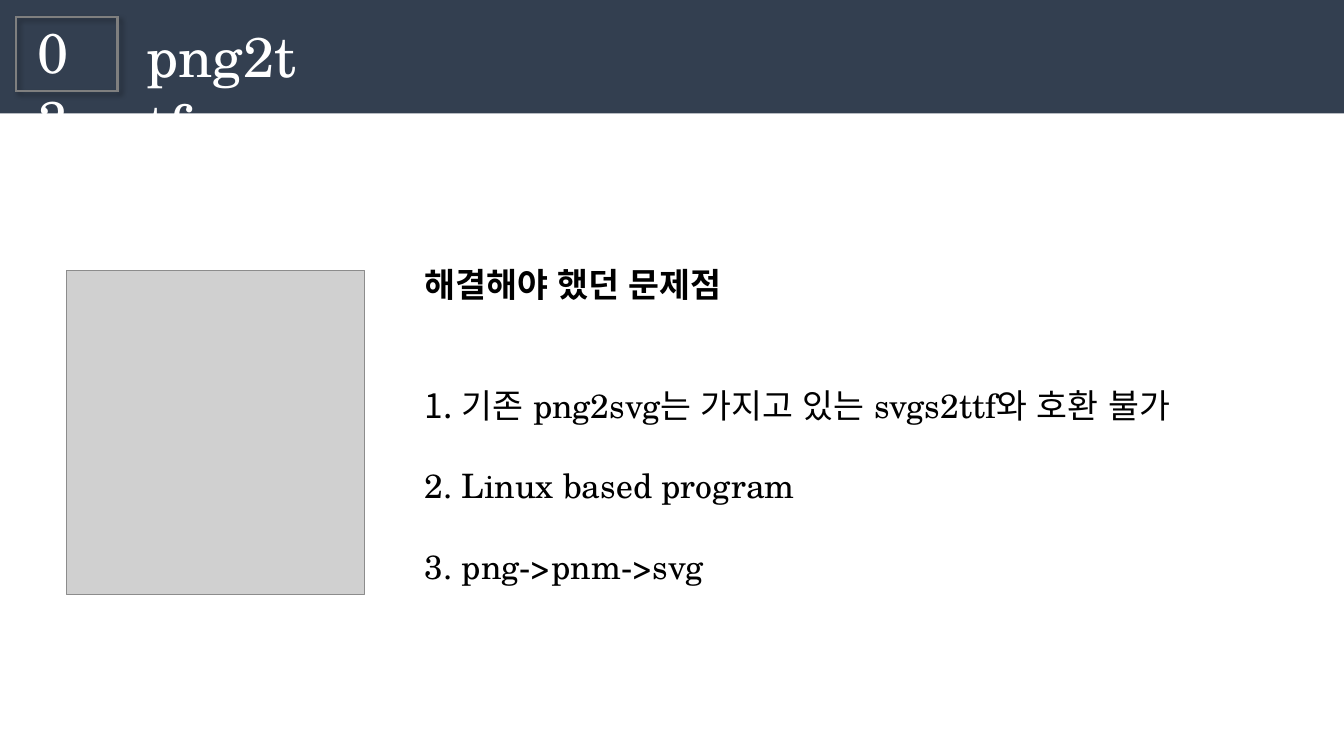
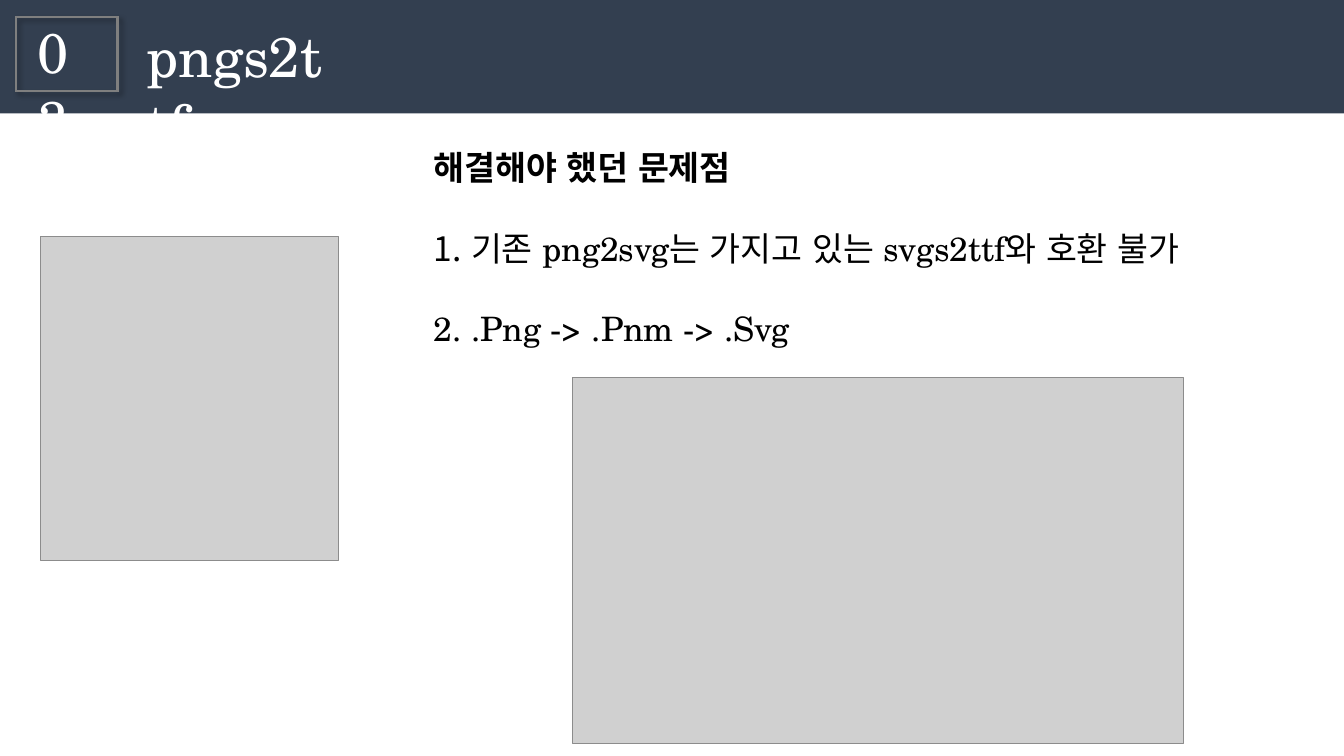
Before and after one commit to dasollee2525/Capstone-project, a slide deck: slide 7 of docs/pptx/weekly progress week3.pptx. Drawn at 1344x756 pixels with LibreOffice and Linux fonts; fonts in the diff are those of the drawing; grey boxes stand for pictures. Boxes give left, top, right and bottom in pixels: in the first picture for what was removed or moved away, otherwise in the second. Text is boxed around its words. In the diff, an @@ line names an element or a change of style, - is before the commit and + after.

```diff
--- a/docs/pptx/weekly progress week3.pptx
+++ b/docs/pptx/weekly progress week3.pptx
@@ text at [137,17,339,95]: text changed @@
-png2ttf
+pngs2ttf
@@ text "해결해야 했던 문제점": place and size @@
-text "해결해야 했던 문제점" at [425,269,1170,586]
+text "해결해야 했던 문제점" at [434,152,1179,348]
@@ picture: place and size @@
-picture at [67,270,365,594]
+picture at [40,237,339,561]
@@ text at [434,316,790,348]: text changed @@
-2. Linux based program
-3. png->pnm->svg
+2. .Png -> .Pnm -> .Svg
@@ picture added at [573,378,1184,743] @@
```
Also in this commit, not shown: 3 other slides changed, 1 slide added, 2 slides removed.
